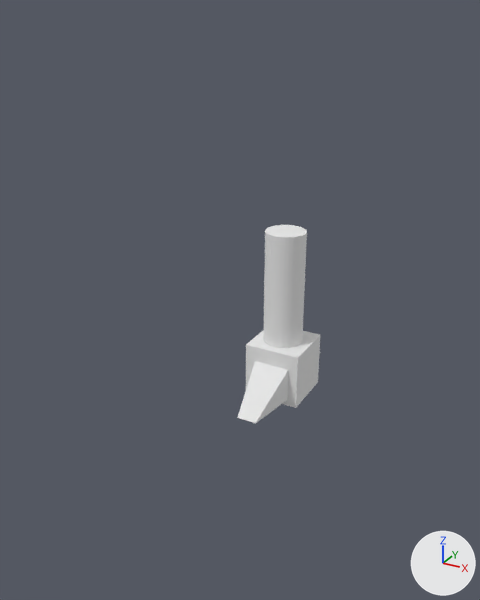
A saved change to the Blender file g1.blend.
The view is the same before and after, from a 50 mm lens placed at (12.7, -27.8, 17.0), pointed at (-1.3, -2.3, 4.3). Every picture has the same lights, and +X, +Y and +Z are marked at lower right.
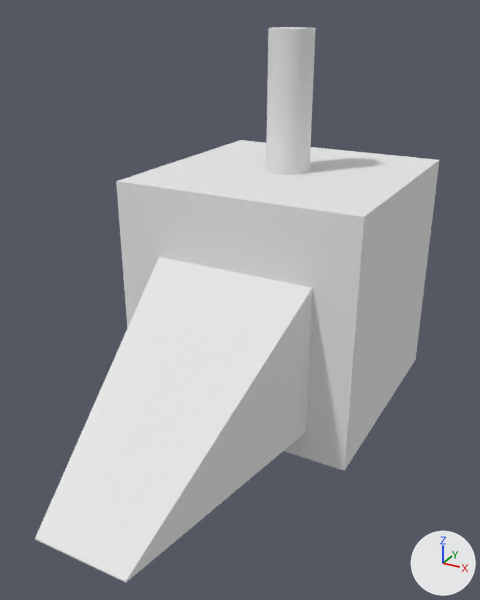
Changed parts and their boxes (x1, y1, x2, y2) in the pictures (480 x 600 px; the box of a moved part takes in the faces that stretch with it):
'Cube', reshaped (376% wider, 179% taller): before (237, 225, 321, 423); after (35, 27, 439, 582)
part 1 of me_cube, added: after (116, 140, 439, 471)
part 2 of me_cube, moved or reshaped: before (263, 225, 307, 348); after (266, 27, 316, 175)
part 3 of me_cube, moved or reshaped: before (237, 361, 288, 423); after (35, 257, 313, 582)
part 4 of me_cube, deleted: before (246, 330, 320, 408)

Edits to the bpy script that builds the scene:
```text
Change me_cube:
    where me_cube.from_pydata(...)  # 88 vertices, 52 faces; spans x -1.0..1.0, y -2.84..2.81, z -1.0..5.05
    used by ob_cube; location = (0.0, 0.0, 0.0); scale = (1.43, 1.43, 1.43)
    me_cube part 1: a new loose piece, a box spanning x -3.91..3.86, y -3.86..3.91, z -0.67..7.1, in mat_material (its picture is missing)
    me_cube part 2: the loose piece of 64 vertices spanning x -0.75..0.65, y -0.67..0.73, z 0.53..5.05 is moved by (0.0, 0.0, 6.28)
    me_cube part 3: the loose piece of 8 vertices spanning x -0.68..0.72, y -2.84..-0.7, z -0.76..0.64 is scaled about its middle by 3.89, then moved by (0.03, -5.09, 3.04)
    me_cube part 4: the loose piece of 8 vertices spanning x -1.0..1.0, y -1.0..1.0, z -1.0..1.0 is deleted
```
